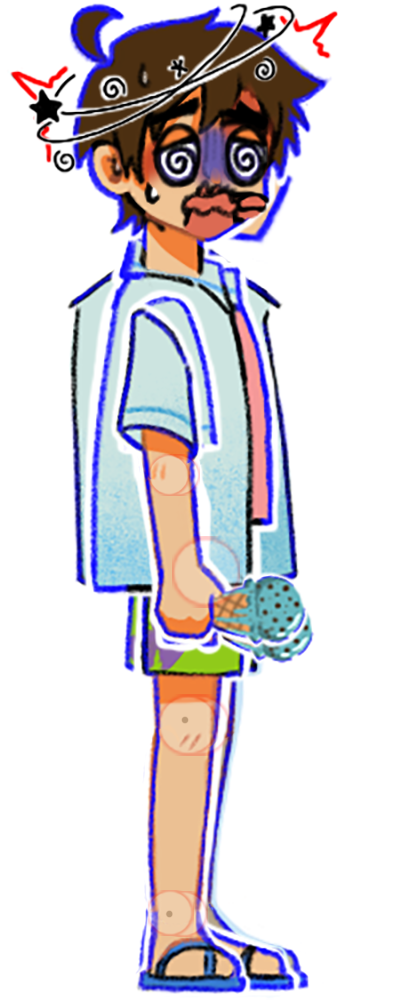
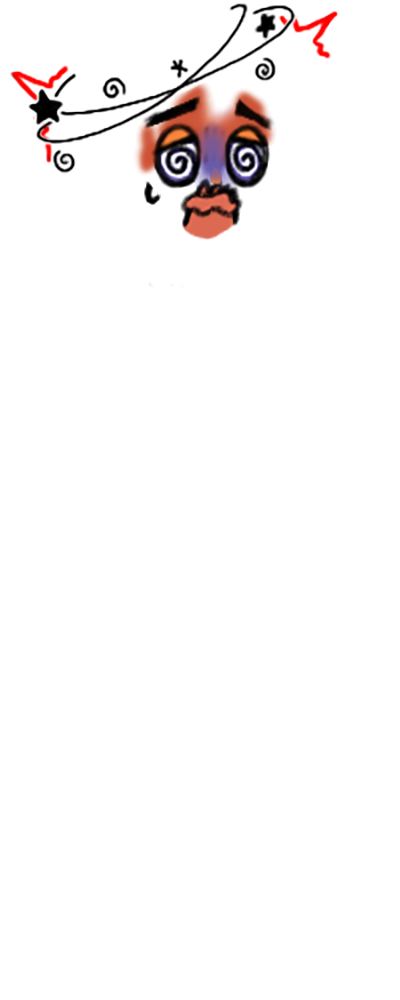
Layers edited between the first and the second 400 × 1000 image:
hid group "Rig Point" (7 layers) over (148, 454, 240, 937)
hid "L_Foot_Ankle" over (162, 891, 208, 937)
hid "RIght" over (148, 454, 190, 496)
hid "Left" over (158, 454, 200, 496)
renamed "Face_Stunned_45" to "Face_Stunned_Hot_45", painted on it over (25, 3, 299, 219)
added layer "Face_Trapped_Hot_45 copy" in group "Face" over (12, 4, 332, 289)
renamed "Face_Trapped_45" to "Face_Trapped_Hot_45", painted on it over (12, 4, 332, 289)
renamed "Face_Idle_45" to "Face_Idle_Hot_45", painted on it over (133, 80, 277, 219)
hid "Face_Jump_90" over (194, 18, 274, 226)
hid "Face_Run_90" over (194, 18, 274, 226)
hid "Face_Run_70_90" over (109, 18, 286, 226)
hid group "R_Arm" (6 layers) over (107, 288, 315, 669)
hid "Head_45" over (60, 3, 332, 252)
hid "Head_90" over (64, 3, 316, 264)
hid "Neck_45" over (129, 176, 215, 282)
hid "Body_90" over (80, 228, 284, 604)
hid "Neck_90" over (109, 192, 260, 290)
hid "Body_45" over (67, 228, 301, 594)
hid group "R_Leg" (6 layers) over (116, 448, 310, 999)
hid group "L_Leg" (6 layers) over (128, 460, 315, 999)
hid group "L_Arm" (4 layers) over (127, 257, 244, 656)
